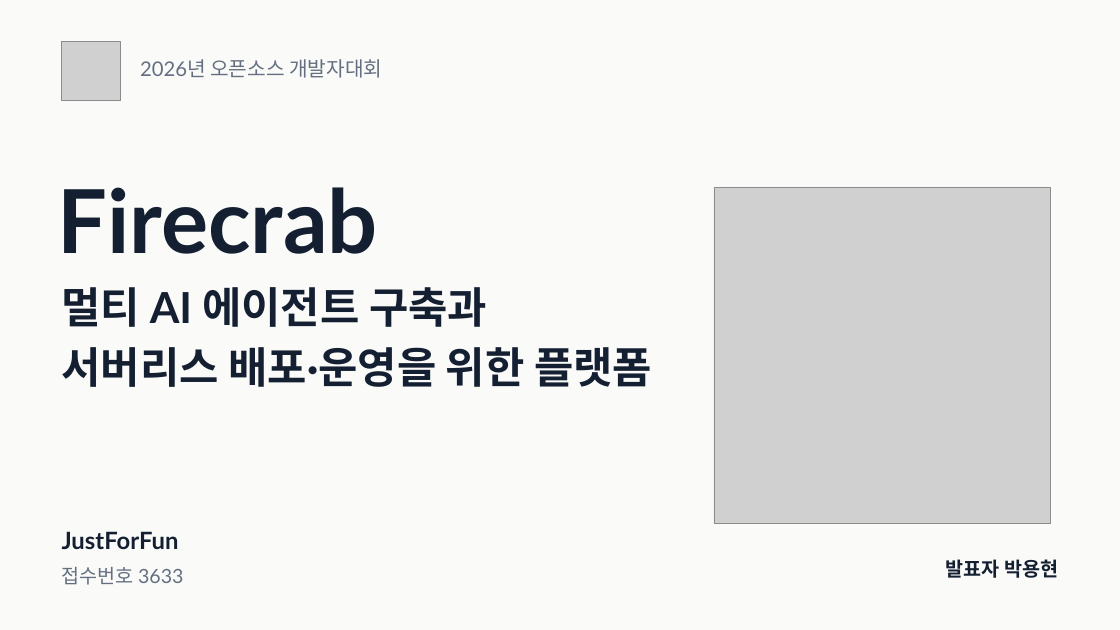
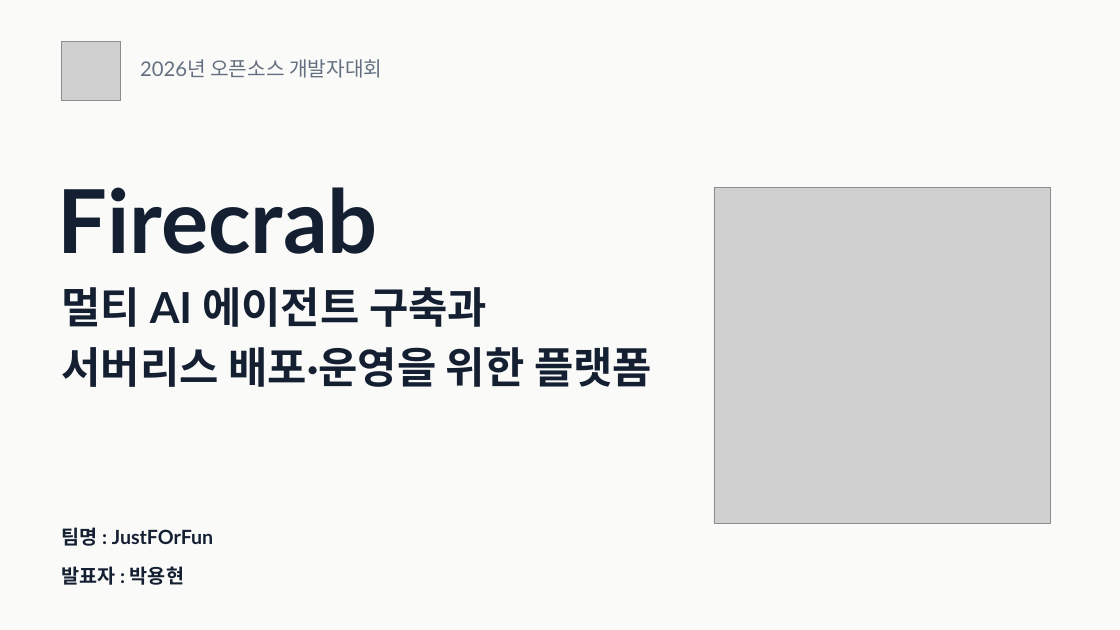
Before and after one commit to SteelCrab/Firecrab-pptx, a slide deck: slide 1 of output/Firecrab_3633_제출자료/제출파일/2026 오픈소스 개발자대회 2차 평가 발표 자료_3633_JustForFun.pptx. Drawn at 1120x630 pixels with LibreOffice and Linux fonts; fonts in the diff are those of the drawing; grey boxes stand for pictures. Boxes give left, top, right and bottom in pixels: in the first picture for what was removed or moved away, otherwise in the second. Text is boxed around its words. In the diff, an @@ line names an element or a change of style, - is before the commit and + after.

```diff
--- a/output/Firecrab_3633_제출자료/제출파일/2026 오픈소스 개발자대회 2차 평가 발표 자료_3633_JustForFun.pptx
+++ b/output/Firecrab_3633_제출자료/제출파일/2026 오픈소스 개발자대회 2차 평가 발표 자료_3633_JustForFun.pptx
@@ text at [62, 527, 213, 546]: text changed; size 25.5 to 21 pt @@
-JustForFun
+팀명 : JustFOrFun
@@ text at [62, 566, 184, 585]: text changed @@
-발표자 박용현
+발표자 : 박용현
@@ text removed at [62, 567, 183, 585] @@
-접수번호 3633
```
Also in this commit, not shown: 5 other files.
